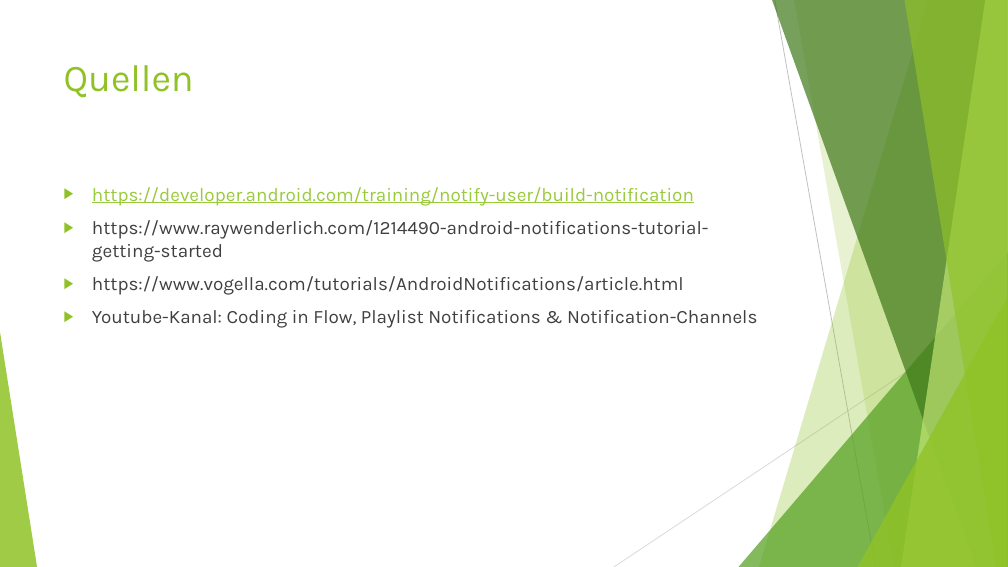
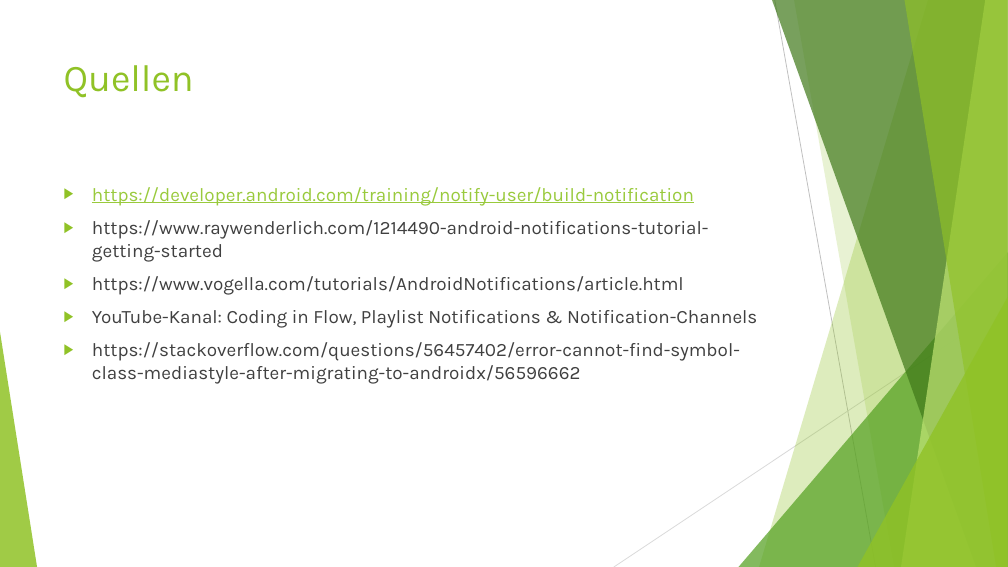
Before and after one commit to Cayleb-Ordo/Notification-Demo, a slide deck: slide 13 of Dokumentation/Präsentation/Push-Notifications.pptx. Drawn at 1008x567 pixels with LibreOffice and Linux fonts; fonts in the diff are those of the drawing. Boxes give left, top, right and bottom in pixels: in the first picture for what was removed or moved away, otherwise in the second. Text is boxed around its words. In the diff, an @@ line names an element or a change of style, - is before the commit and + after.

Commit message:
Media Kontrollen implementiert
Media Kontrollen auf Basis von androidx implementiert. README um entsprechenden Code-Block erweitert.

```diff
--- a/Dokumentation/Präsentation/Push-Notifications.pptx
+++ b/Dokumentation/Präsentation/Push-Notifications.pptx
@@ text at <box>92,310,757,384</box>: text changed @@
-▶ Youtube-Kanal: Coding in Flow, Playlist Notifications & Notification-Channels
+▶ YouTube-Kanal: Coding in Flow, Playlist Notifications & Notification-Channels
+▶ https://stackoverflow.com/questions/56457402/error-cannot-find-symbol-class-mediastyle-after-migrating-to-androidx/56596662
```
Also in this commit, not shown: 1 other slide changed, 18 other files.
